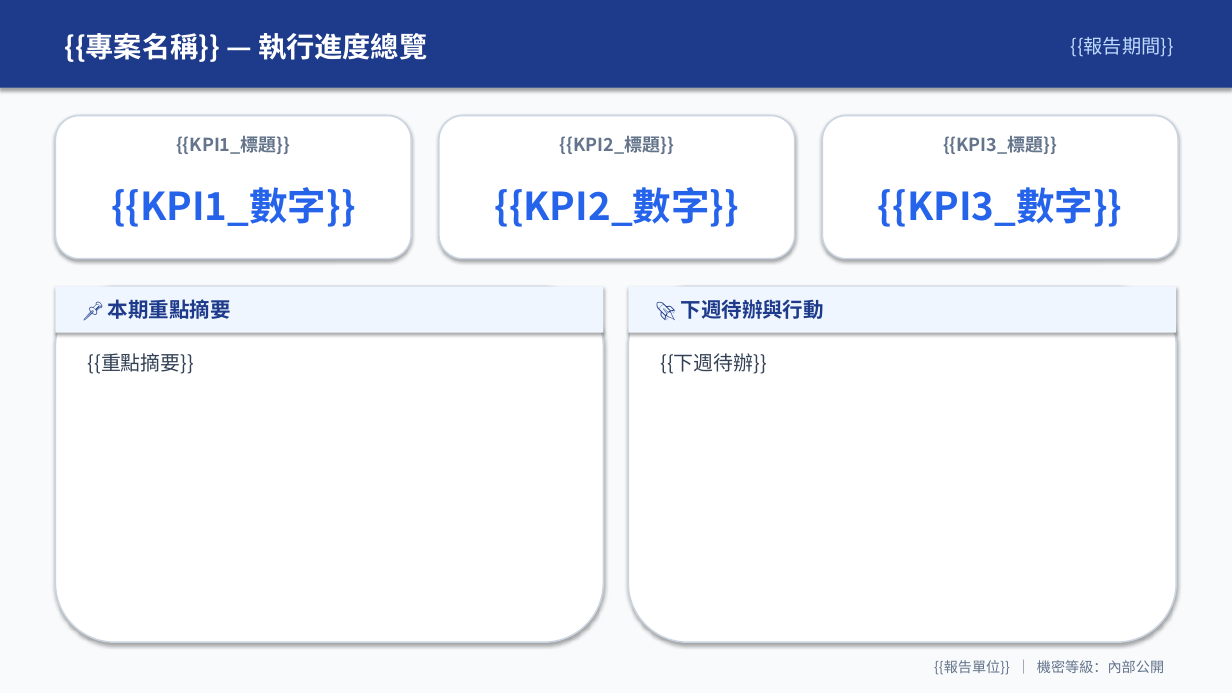
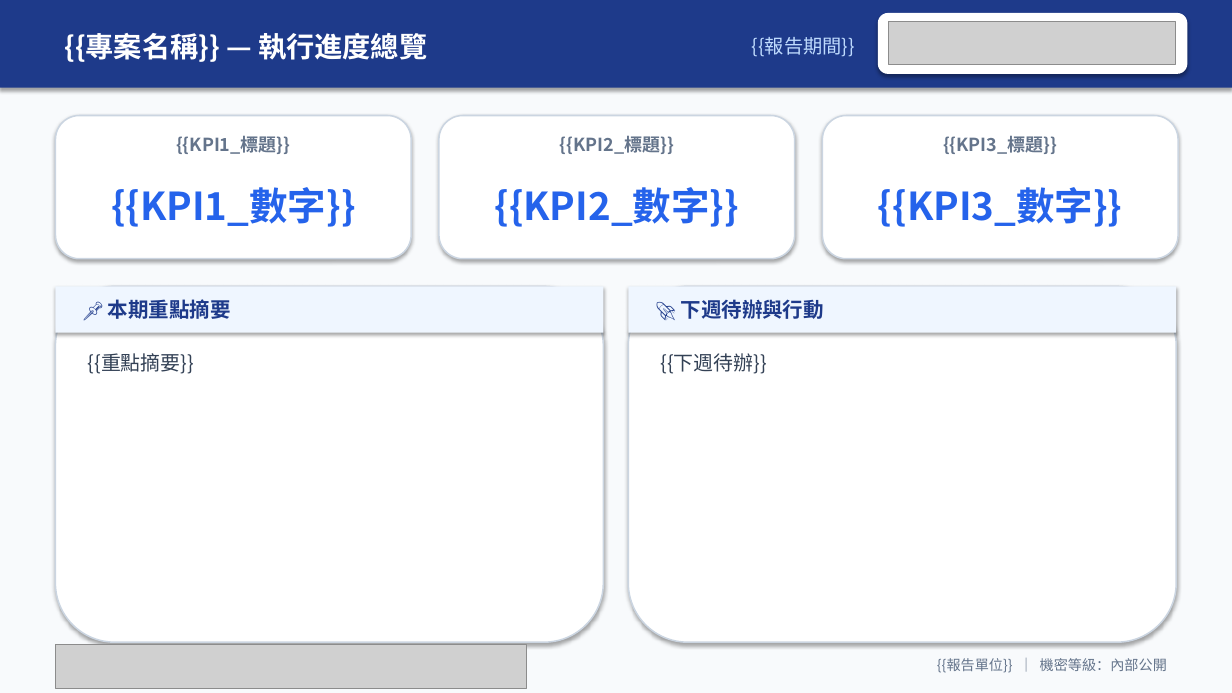
Before and after one commit to roberthsu2003/workflow-productivity, a slide deck: slide 2 of 常見的AI應用/office辦公室應用進階的對齊/pptx/簡報範本_佔位符樣版.pptx. Drawn at 1232x693 pixels with LibreOffice and Linux fonts; fonts in the diff are those of the drawing; grey boxes stand for pictures. Boxes give left, top, right and bottom in pixels: in the first picture for what was removed or moved away, otherwise in the second. Text is boxed around its words. In the diff, an @@ line names an element or a change of style, - is before the commit and + after.

```diff
--- a/常見的AI應用/office辦公室應用進階的對齊/pptx/簡報範本_佔位符樣版.pptx
+++ b/常見的AI應用/office辦公室應用進階的對齊/pptx/簡報範本_佔位符樣版.pptx
@@ text "{{報告期間}}": place and size @@
-text "{{報告期間}}" at <box>1071,37,1174,57</box>
+text "{{報告期間}}" at <box>752,37,855,57</box>
@@ rounded rectangle added at <box>878,13,1188,74</box>, fill #FFFFFF @@
@@ picture added at <box>889,21,1176,65</box> @@
@@ picture added at <box>55,645,527,689</box> @@
```
Also in this commit, not shown: 1 other slide changed, 32 other files.
